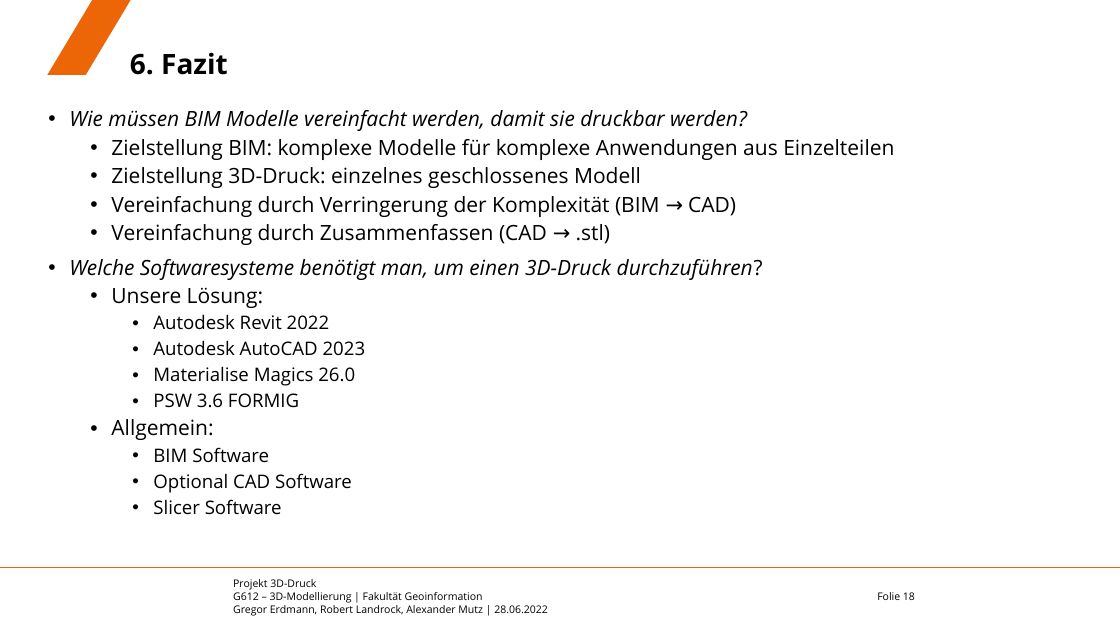
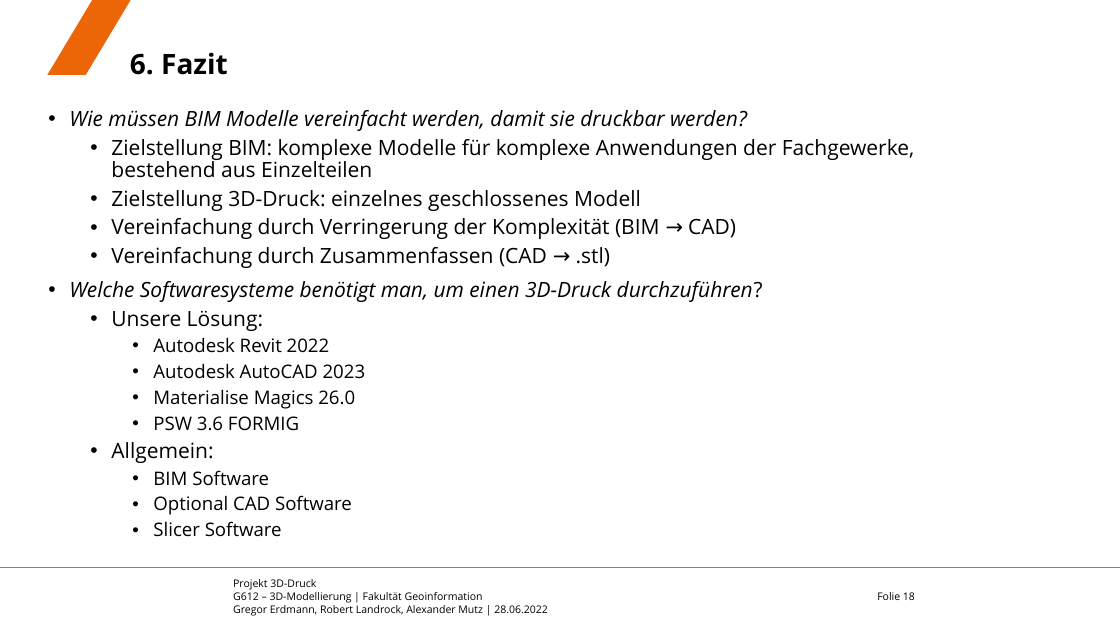
Before and after one commit to eamutz/LGS_print, a slide deck: slide 18 of Endvortrag.pptx. Drawn at 1120x630 pixels with LibreOffice and Linux fonts; fonts in the diff are those of the drawing; background and template pictures are left out. Boxes give left, top, right and bottom in pixels: in the first picture for what was removed or moved away, otherwise in the second. Text is boxed around its words. In the diff, an @@ line names an element or a change of style, - is before the commit and + after.

```diff
--- a/Endvortrag.pptx
+++ b/Endvortrag.pptx
@@ text at (x1=111, y1=139, x2=914, y2=178): text changed @@
-  • Zielstellung BIM: komplexe Modelle für komplexe Anwendungen aus Einzelteilen
+  • Zielstellung BIM: komplexe Modelle für komplexe Anwendungen der Fachgewerke, bestehend aus Einzelteilen
```
Also in this commit, not shown: 4 other slides changed.
